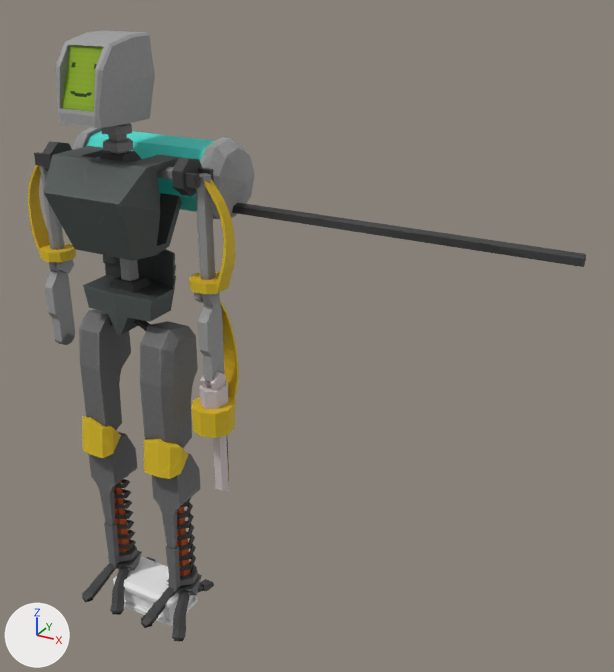
Renders of the FBX model Hide and Seek Prototype/Assets/Models/Objects/Other/Ammo box.fbx from each side of a commit.
Before and after are seen from a camera (50 mm lens) standing at (1.87, -2.12, 2.39) and looking at (0.59, 0.19, 1.23). Every picture has the same lights, and +X, +Y and +Z are marked at lower left. Where no turn or scale is listed for an object, it has been applied to the vertices.

Names of what the first picture shows: 'Cube', 'ROBOT'.
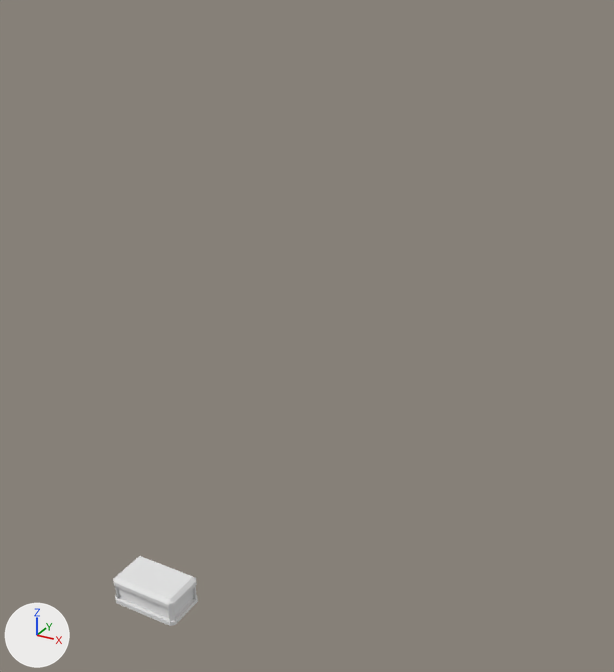
Location of each change, (x1, y1, x2, y2) in pixels of the pictures (614 x 672 px):
```json
{"object": "ROBOT", "change": "deleted", "before": [28, 31, 586, 642]}
```

The change, as JSON lines over the scene's bpy script:
```json
{"op": "remove", "block": "ob_robot", "code": ["ob_robot = bpy.data.objects.new('ROBOT', me_cube_002)", "ob_robot.location = (0.0, 0.0, 1.323)"]}
```
